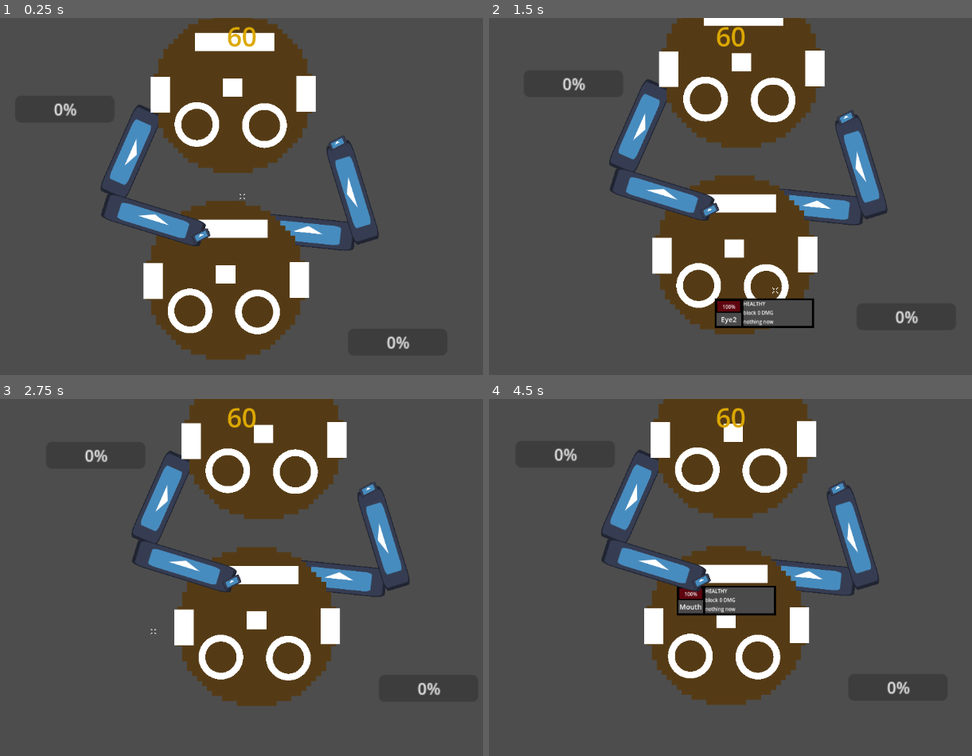
Above: before the commit, frames 1-4 (two rows, left to right).
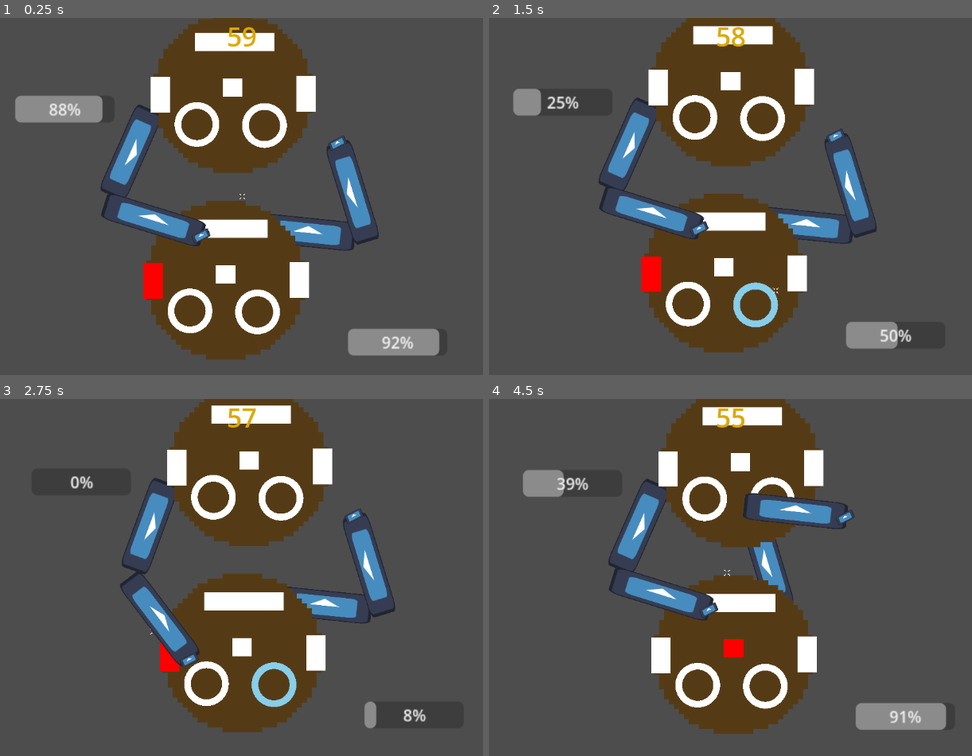
Above: after the commit, the same moments.

Repository: Floorban/GGJ3036
Game: Godot game, scene res://game/level/combat_area/combat_area_eric_test.tscn
The game is run twice, just before and just after one commit, with the same random seed, the same clock (stepped at 60 frames per second) and the same inputs. The engine's default icon, where the game draws it, is replaced by a stand-in: a white triangle on a blue panel in a dark square.
Inputs (mouse positions are in pixels of both pictures, inside the frame that each line leads up to):
- Up to frame 1 (0.25 s): no input
- Up to frame 2 (1.5 s): move the mouse to (677, 310) at 0.52 s; click (677, 310) at 0.67 s; move the mouse to (773, 289) at 1.27 s; click (773, 289) at 1.42 s
- Up to frame 3 (2.75 s): move the mouse to (154, 631) at 2.02 s; click (154, 631) at 2.17 s
- Up to frame 4 (4.5 s): move the mouse to (817, 627) at 2.77 s; click (817, 627) at 2.92 s; move the mouse to (711, 620) at 3.52 s; click (711, 620) at 3.67 s; move the mouse to (725, 573) at 4.27 s; click (725, 573) at 4.42 s

The runs differ from the first frame. In frame 1, 3.2% of the frame differs, in the area x 3-91%, y 2-95%; in frame 2, 23%; in frame 3, 22%; in frame 4, 24%, in the area x 7-95%, y 0-94%.

Commit message:
refactor

Diff:
--- a/game/level/combat_area/camera_controller.gd
+++ b/game/level/combat_area/camera_controller.gd
@@ -9,7 +9,7 @@
 
 ## cam follow
 @export var follow_node : Node2D
-const MAX_DIST = 50
+const MAX_DIST = 20
 var target_distance = 0
 var center_pos : Vector2
 
--- a/game/level/combat_area/combat_area.gd
+++ b/game/level/combat_area/combat_area.gd
@@ -6,17 +6,19 @@
 @onready var game_ui: GameUI = %GameUI
 @export var battle_duration := 60.0
 var battle_time_left: float
-@export var battle_ongoing : bool = false:
-	set(value):
-		battle_ongoing = value
-		if battle_start:
-			start_battle()
+@export var battle_ongoing : bool = false
+	#set(value):
+		#battle_ongoing = value
+		#if battle_ongoing:
+			#start_battle()
 
 @export var player: Player
 @export var enemy: Enemy
 
 func _ready() -> void:
 	init_combat_arena()
+	if battle_ongoing:
+		start_battle()
 
 func init_combat_arena() -> void:
 	battle_time_left = battle_duration
--- a/game/level/combat_area/combat_area_eric_test.tscn
+++ b/game/level/combat_area/combat_area_eric_test.tscn
@@ -7,6 +7,7 @@
 [ext_resource type="PackedScene" uid="uid://b52dof6t0f114" path="res://game/level/combat_area/game_ui.tscn" id="5_hb3kr"]
 
 [node name="CombatAreaEricTest" unique_id=1259752126 node_paths=PackedStringArray("player", "enemy") instance=ExtResource("1_231da")]
+battle_ongoing = true
 player = NodePath("Player")
 enemy = NodePath("Enemy")
 
@@ -19,7 +20,9 @@
 
 [node name="Camera" parent="." index="2" unique_id=1361226820 node_paths=PackedStringArray("follow_node") instance=ExtResource("4_yn5lq")]
 position = Vector2(574, 425)
-max_offset = Vector2(100, 200)
+decay = 1.0
+max_offset = Vector2(50, 100)
+max_roll = 0.5
 follow_node = NodePath("../Center")
 
 [node name="Center" type="Marker2D" parent="." index="3" unique_id=2695179]
--- a/game/system/anatomy/anatomy.gd
+++ b/game/system/anatomy/anatomy.gd
@@ -13,6 +13,7 @@
 @onready var mouse_detect_area: Area2D = $MouseDetectArea
 @onready var anatomy_ui: AnatomyUI = $AnatomyUI
 
+var is_targeted := false
 var is_hovering := false
 
 func init_part() -> void:
--- a/game/system/character/Character.tscn
+++ b/game/system/character/Character.tscn
@@ -17,19 +17,19 @@
 scale = Vector2(5, 5)
 texture = ExtResource("2_5gfad")
 
-[node name="Eye1" parent="." unique_id=1690948451 instance=ExtResource("2_7fyn6")]
+[node name="EyeL" parent="." unique_id=1690948451 instance=ExtResource("2_7fyn6")]
 unique_name_in_owner = true
 position = Vector2(-36, 31)
 
-[node name="Eye2" parent="." unique_id=584210078 instance=ExtResource("2_7fyn6")]
+[node name="EyeR" parent="." unique_id=584210078 instance=ExtResource("2_7fyn6")]
 unique_name_in_owner = true
 position = Vector2(32, 32)
 
-[node name="Ear1" parent="." unique_id=1222327045 instance=ExtResource("3_mq3re")]
+[node name="EarL" parent="." unique_id=1222327045 instance=ExtResource("3_mq3re")]
 unique_name_in_owner = true
 position = Vector2(-73, 1)
 
-[node name="Ear2" parent="." unique_id=959483894 instance=ExtResource("3_mq3re")]
+[node name="EarR" parent="." unique_id=959483894 instance=ExtResource("3_mq3re")]
 unique_name_in_owner = true
 position = Vector2(74, 0)
 
--- a/game/system/character/character.gd
+++ b/game/system/character/character.gd
@@ -6,21 +6,21 @@
 @export var attack_cooldown: float = 2.0
 
 var anatomy_parts: Array[Anatomy]
-@onready var eye_1: Anatomy = %Eye1
-@onready var eye_2: Anatomy = %Eye2
-@onready var ear_1: Anatomy = %Ear1
-@onready var ear_2: Anatomy = %Ear2
+@onready var eye_1: Anatomy = %EyeL
+@onready var eye_2: Anatomy = %EyeR
+@onready var ear_1: Anatomy = %EarL
+@onready var ear_2: Anatomy = %EarR
 @onready var nose: Anatomy = %Nose
 @onready var mouth: Anatomy = %Mouth
 var opponent_anatomy: Array[Anatomy]
 
 @export var arm: Arm
-var can_attack := false
+var can_action := false
 
 func init_character() -> void:
+	_init_anatomy_parts()
+	_init_combat_component()
 	get_anatomy_references()
-	_init_combat_component()
-	_init_anatomy_parts()
 
 func get_anatomy_references() -> void:
 	for anatomy in get_tree().get_nodes_in_group("anatomy"):
@@ -28,7 +28,7 @@
 			opponent_anatomy.append(anatomy)
 
 func _init_combat_component() -> void:
-	combat_component.combat_ready.connect(_on_attack_ready)
+	combat_component.combat_ready.connect(_on_action_ready)
 	arm.action_finished.connect(_on_attack_finished)
 	combat_component.base_damage = attack_damage
 	combat_component.reset_attack_timer(attack_cooldown)
@@ -46,15 +46,24 @@
 func get_ready_to_battle() -> void:
 	combat_component.combat_timer.start()
 
+func _perform_action(target: Anatomy) -> void:
+	if target in opponent_anatomy:
+		_perform_attack(target)
+	elif target in anatomy_parts:
+		_perform_block(target)
+
 func _perform_attack(target: Anatomy) -> void:
-	can_attack = false
+	can_action = false
 	if target:
 		arm.punch(
 			target.global_position,
 			func(): combat_component.attack(target))
 
-func _on_attack_ready() -> void:
-	can_attack = true
+func _perform_block(target: Anatomy) -> void:
+	can_action = false
+
+func _on_action_ready() -> void:
+	can_action = true
 
 func _on_attack_finished() -> void:
 	combat_component.combat_timer.start()
@@ -70,13 +79,21 @@
 		_highlight_target(null)
 		return null
 
-	var new_target = valid_targets.pick_random()
+	var new_target: Anatomy = valid_targets.pick_random()
+	new_target.is_targeted = true
 	_highlight_target(new_target)
 	return new_target
 
-func _highlight_target(anatomy: Anatomy) -> void:
+func _highlight_target(anatomy: Anatomy, block_target := false) -> void:
 	for part in opponent_anatomy:
 		if not part.is_part_dead():
 			part.sprite.modulate = Color.WHITE
 
-	if anatomy: anatomy.sprite.modulate = Color.RED
+	if anatomy:
+		if block_target:
+			for part in anatomy_parts:
+				if not part.is_part_dead() and not part.is_targeted:
+					part.sprite.modulate = Color.WHITE
+			anatomy.sprite.modulate = Color.SKY_BLUE
+		else:
+			anatomy.sprite.modulate = Color.RED
--- a/game/system/character/enemy/enemy.gd
+++ b/game/system/character/enemy/enemy.gd
@@ -4,22 +4,21 @@
 
 func get_ready_to_battle() -> void:
 	super.get_ready_to_battle()
-	_perform_attack(choose_target())
+	_perform_attack(next_target)
+	arm.action_finished.connect(func(): next_target = choose_target())
 
-func _perform_attack(target: Anatomy) -> void:
-	can_attack = false
+func _perform_attack(_target: Anatomy) -> void:
+	can_action = false
 	if next_target:
 		arm.punch(
 			next_target.global_position,
 			func(): enemy_attack(next_target))
 	else:
-		next_target = target
+		next_target = choose_target()
 
-func _on_attack_ready() -> void:
-	super._on_attack_ready()
-	_perform_attack(choose_target())
+func _on_action_ready() -> void:
+	super._on_action_ready()
+	_perform_attack(next_target)
 
 func enemy_attack(attack_target: Anatomy) -> void:
 	combat_component.attack(attack_target)
-	await get_tree().create_timer(0.2).timeout
-	next_target = choose_target()
--- a/game/system/character/player/player.gd
+++ b/game/system/character/player/player.gd
@@ -4,18 +4,37 @@
 
 func get_anatomy_references() -> void:
 	super.get_anatomy_references()
-	for anatomy in opponent_anatomy:
-		anatomy.anatomy_clicked.connect(_on_enemy_anatomy_clicked)
+	for a in anatomy_parts:
+		a.anatomy_clicked.connect(_on_anatomy_clicked)
+	for a in opponent_anatomy:
+		a.anatomy_clicked.connect(_on_anatomy_clicked)
+
+	#for anatomy in opponent_anatomy:
+		#anatomy.anatomy_clicked.connect(_on_enemy_anatomy_clicked)
 
 func choose_target() -> Anatomy:
 	if selected_target and selected_target.state != Anatomy.PartState.DESTROYED:
 		return selected_target
 	return null
 
-func _on_attack_ready() -> void:
-	super._on_attack_ready()
-	if selected_target and can_attack:
+func _on_action_ready() -> void:
+	super._on_action_ready()
+	if selected_target and can_action:
 		_perform_attack(selected_target)
+
+func _on_anatomy_clicked(anatomy: Anatomy) -> void:
+	if anatomy in opponent_anatomy:
+		_on_enemy_anatomy_clicked(anatomy)
+	elif anatomy in anatomy_parts:
+		_on_self_anatomy_clicked(anatomy)
+
+func _on_self_anatomy_clicked(anatomy: Anatomy) -> void:
+	if selected_target != anatomy:
+		selected_target = anatomy
+		_highlight_target(anatomy, true)
+	else:
+		selected_target = null
+		_highlight_target(null)
 
 func _on_enemy_anatomy_clicked(anatomy: Anatomy) -> void:
 	if anatomy.state == Anatomy.PartState.DESTROYED:
@@ -24,7 +43,7 @@
 	if selected_target != anatomy:
 		selected_target = anatomy
 		_highlight_target(anatomy)
-		if can_attack:
+		if can_action:
 			_perform_attack(selected_target)
 	else:
 		selected_target = null
--- a/game/system/combat/combat_component.gd
+++ b/game/system/combat/combat_component.gd
@@ -26,6 +26,7 @@
 		push_error("no target to attack")
 		return
 	target.set_hp(base_damage)
+	target.is_targeted = false
 
 func reset_attack_timer(attack_cooldown: float) -> void:
 	combat_timer.wait_time = attack_cooldown
